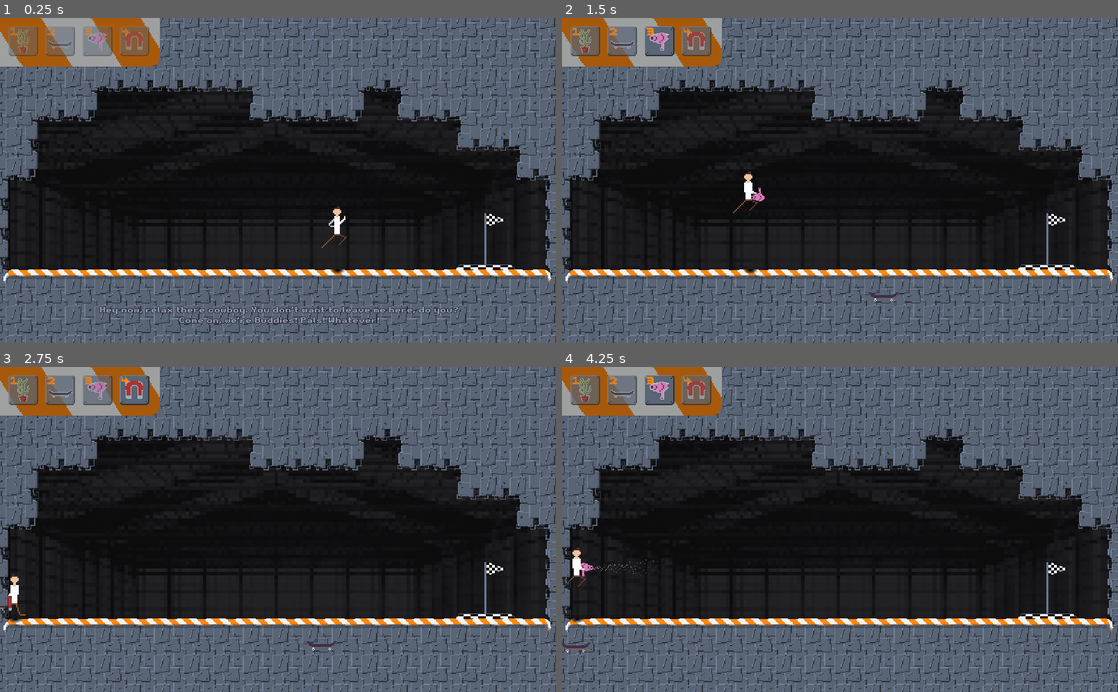
Above: before the commit, frames 1-4 (two rows, left to right).
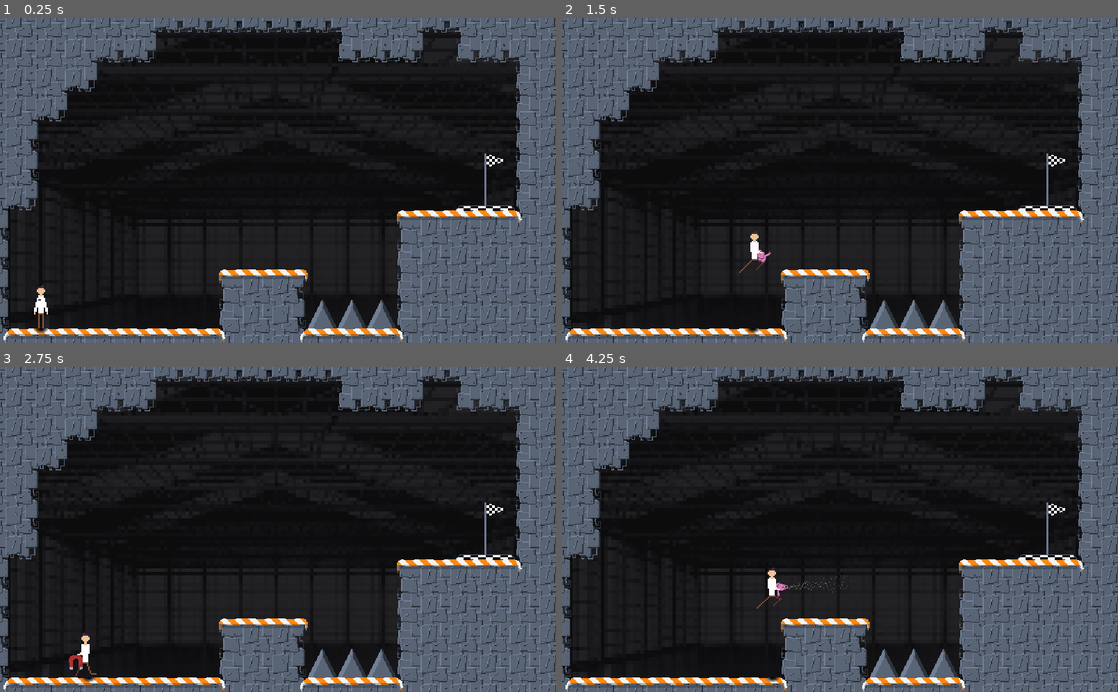
Above: after the commit, the same moments.

Repository: SanderVanhove/GDWJ-31
Game: Godot game, scene res://scenes/game.tscn
The game is run twice, just before and just after one commit, with the same random seed, the same clock (stepped at 60 frames per second) and the same inputs. Sound files missing from this copy of the repository are replaced by a short silence.
Inputs (mouse positions are in pixels of both pictures, inside the frame that each line leads up to):
- Up to frame 1 (0.25 s): no input
- Up to frame 2 (1.5 s): move the mouse to (962, 164) at 0.52 s; hold Right (ui_right) from 0.53 s (still down); tap 2 at 0.6 s; click (962, 164) at 0.67 s; tap Up (ui_up) at 0.77 s; move the mouse to (728, 196) at 1.27 s; tap 3 at 1.35 s
- Up to frame 3 (2.75 s): tap Up (ui_up) at 1.52 s; move the mouse to (333, 458) at 2.02 s; release Right (ui_right) at 2.03 s; hold Left (ui_left) from 2.03 s (still down); tap 4 at 2.1 s
- Up to frame 4 (4.25 s): move the mouse to (812, 594) at 2.77 s; release Left (ui_left) at 2.78 s; hold Right (ui_right) from 2.78 s (still down); tap 2 at 2.85 s; click (812, 594) at 2.92 s; tap Up (ui_up) at 3.02, 3.77 s; move the mouse to (1006, 578) at 3.52 s; tap 3 at 3.6 s

The runs differ from the first frame. In frame 1, 39% of the frame differs, in the area x 0-100%, y 0-100%; in frame 2, 39%; in frame 3, 38%; in frame 4, 39%.

Commit message:
changed one small thing

Diff:
--- a/Game Jam Game/scenes/game.tscn
+++ b/Game Jam Game/scenes/game.tscn
@@ -7,7 +7,6 @@
 
 [node name="world" type="Node"]
 script = ExtResource( 4 )
-level_index = 5
 
 [node name="background" type="Sprite" parent="."]
 modulate = Color( 0.145098, 0.141176, 0.145098, 1 )
